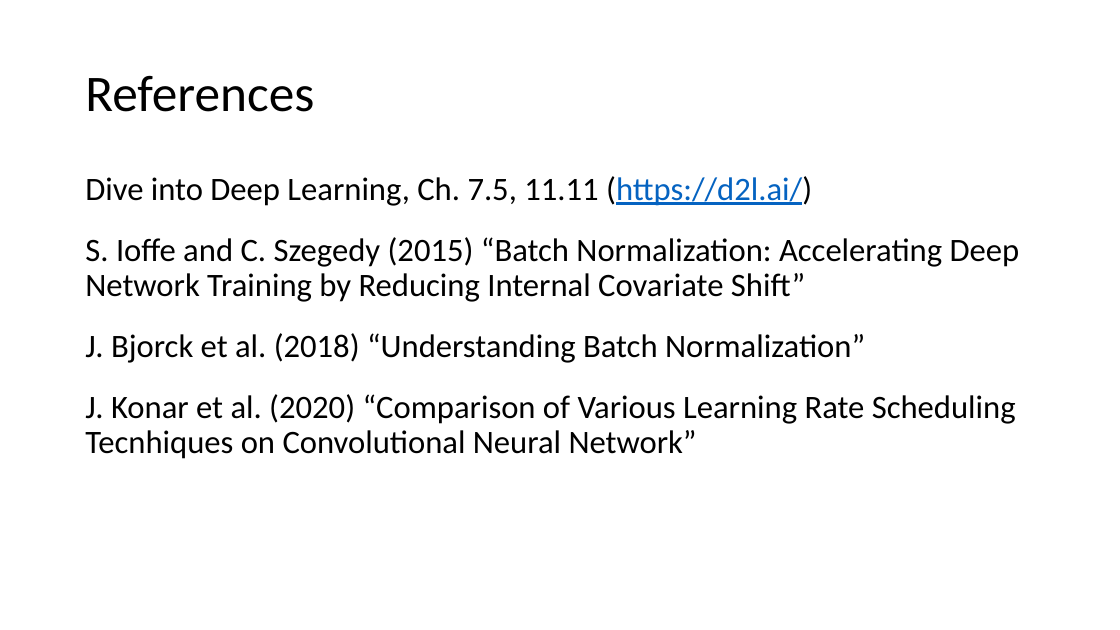
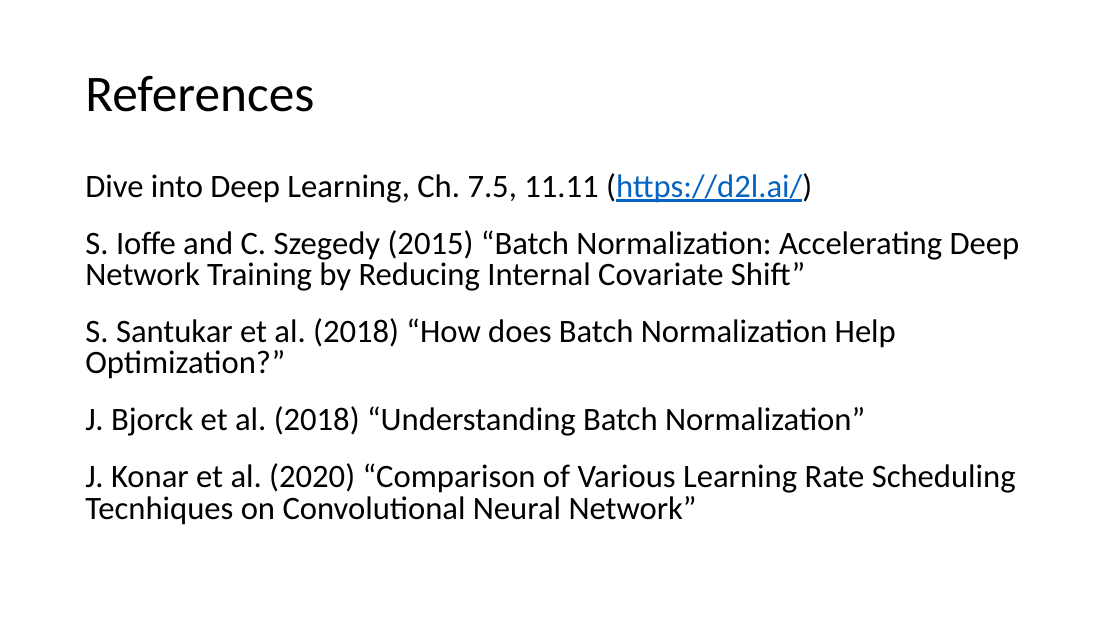
Before and after one commit to UA-ASTR502-2022/astr502, a slide deck: slide 21 of slides/Optimization_7.5_11.11.pptx. Drawn at 1120x630 pixels with LibreOffice and Linux fonts; fonts in the diff are those of the drawing. Boxes give left, top, right and bottom in pixels: in the first picture for what was removed or moved away, otherwise in the second. Text is boxed around its words. In the diff, an @@ line names an element or a change of style, - is before the commit and + after.

```diff
--- a/slides/Optimization_7.5_11.11.pptx
+++ b/slides/Optimization_7.5_11.11.pptx
@@ text at bbox=[85, 173, 1020, 525]: line spacing 0.9 to 0.8 @@
@@ text at bbox=[85, 318, 896, 379]: paragraph added @@
+S. Santukar et al. (2018) “How does Batch Normalization Help Optimization?”
```
Also in this commit, not shown: 9 other slides changed.
